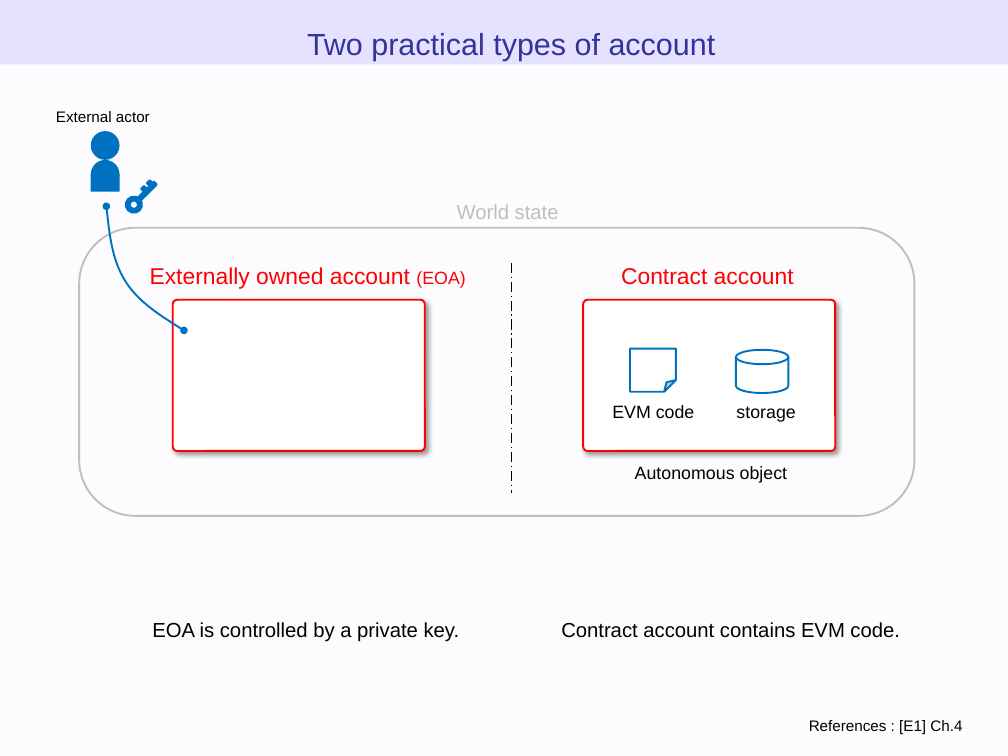
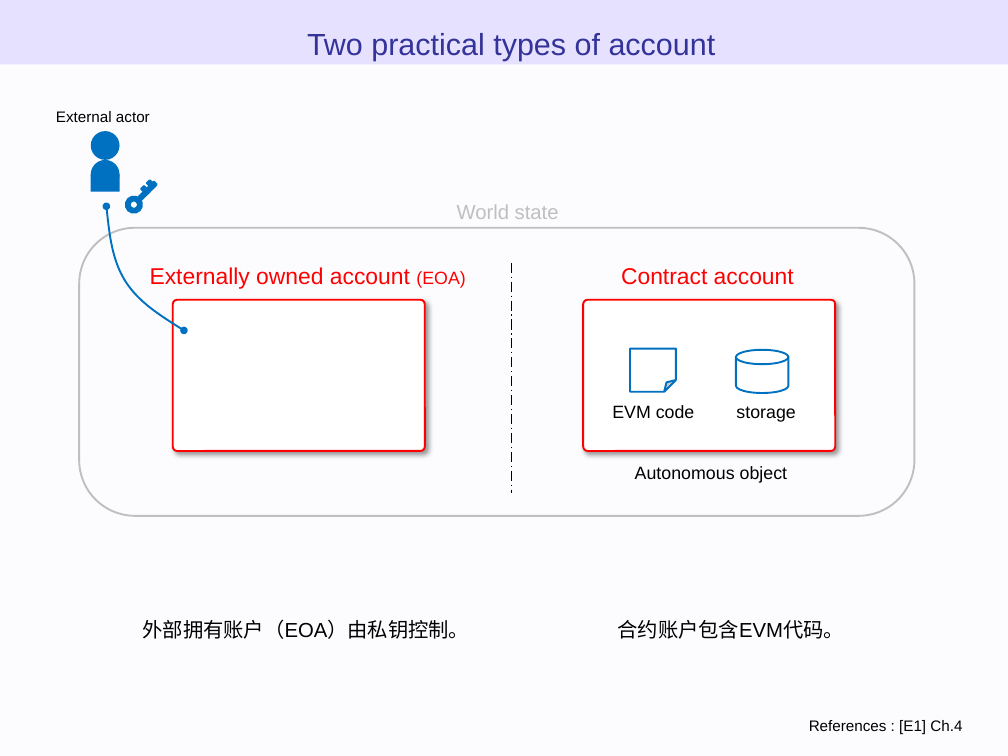
Before and after one commit to WTNO/Evm_Js_Learning, a slide deck: slide 19 of ethereum_evm_illustrated - 翻译.pptx. Drawn at 1008x756 pixels with LibreOffice and Linux fonts; fonts in the diff are those of the drawing. Boxes give left, top, right and bottom in pixels: in the first picture for what was removed or moved away, otherwise in the second. Text is boxed around its words. In the diff, an @@ line names an element or a change of style, - is before the commit and + after.

Commit message:
以太坊虚拟机图 blockchain、world state、account、transaction

```diff
--- a/ethereum_evm_illustrated - 翻译.pptx
+++ b/ethereum_evm_illustrated - 翻译.pptx
@@ text at (143, 619, 469, 639): text changed @@
-EOA is controlled by a private key.
+外部拥有账户（EOA）由私钥控制。
@@ text at (618, 620, 844, 639): text changed @@
-Contract account contains EVM code.
+合约账户包含EVM代码。
```
Also in this commit, not shown: 9 other slides changed.
